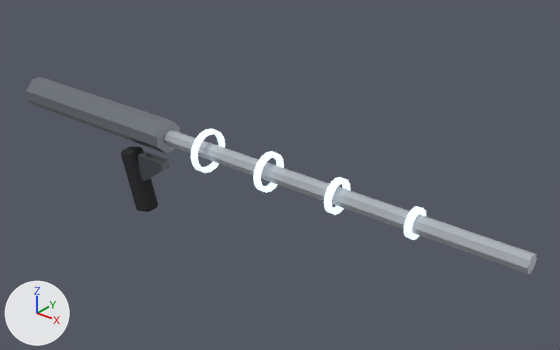
A saved change to the glTF model assets/weapons/shared/opr_wpn_temporal_lance_a.glb.
Both versions are drawn from a camera (50 mm lens) standing at (1.092, -0.91, 0.616) and looking at (0.31, 0.067, 0.01). Lighting does not change. The marker at lower left points along +X, +Y and +Z. The picture after the commit comes second. Where no turn or scale is listed for an object, it has been applied to the vertices. Vertices at exactly the same position are counted once.

Objects in the first picture: 'mesh_intact'.
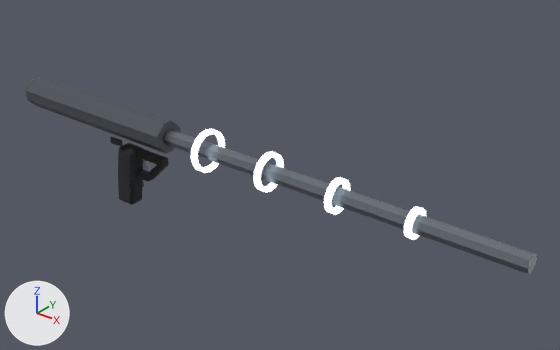
What changed in the scene script:
```text
Add img_opr_wpn_temporal_lance_a_orm:
    img_opr_wpn_temporal_lance_a_orm = load_image('opr_wpn_temporal_lance_a_orm', '_unpacked/opr_wpn_temporal_lance_a_orm', 512, 512, 'Non-Color')
Add img_opr_wpn_temporal_lance_a_albedo:
    img_opr_wpn_temporal_lance_a_albedo = load_image('opr_wpn_temporal_lance_a_albedo', '_unpacked/opr_wpn_temporal_lance_a_albedo', 512, 512, 'sRGB')
Add img_opr_wpn_temporal_lance_a_normal:
    img_opr_wpn_temporal_lance_a_normal = load_image('opr_wpn_temporal_lance_a_normal', '_unpacked/opr_wpn_temporal_lance_a_normal', 512, 512, 'Non-Color')
Add img_opr_wpn_temporal_lance_a_emission:
    img_opr_wpn_temporal_lance_a_emission = load_image('opr_wpn_temporal_lance_a_emission', '_unpacked/opr_wpn_temporal_lance_a_emission', 512, 512, 'sRGB')
Add mat_wpn_opr_wpn_temporal_lance_a:
    mat_wpn_opr_wpn_temporal_lance_a = bpy.data.materials.new('wpn_opr_wpn_temporal_lance_a')
    # uses the picture img_opr_wpn_temporal_lance_a_albedo
    # uses the picture img_opr_wpn_temporal_lance_a_emission
    # uses the picture img_opr_wpn_temporal_lance_a_normal
    # uses the picture img_opr_wpn_temporal_lance_a_orm
Change me_mesh_intact:
    used by ob_mesh_intact; location = (0.0, 0.0, 0.0)
    remove me_mesh_intact.from_pydata(...)  # 330 vertices, 640 faces; spans x -0.3..0.8, y -0.04..0.04, z -0.132..0.09
    remove me_mesh_intact.materials.append(mat_trim_rubber_opr)  # black #1f2023
    remove me_mesh_intact.materials.append(mat_mat_lightweight_alloy_opr_frame)  # dark grey #4a4f56
    add me_mesh_intact.from_pydata(...)  # 382 vertices, 728 faces; spans x -0.3..0.8, y -0.04..0.04, z -0.125..0.09
    me_mesh_intact part 1: a new loose piece, a box spanning x 0.0265..0.0335, y -0.005..0.005, z -0.035..-0.009, in mat_wpn_opr_wpn_temporal_lance_a
    me_mesh_intact part 2: a new loose piece, a box spanning x -0.045..-0.015, y -0.021..-0.017, z 0.006..0.018, in mat_wpn_opr_wpn_temporal_lance_a
    me_mesh_intact part 3: the loose piece of 24 vertices spanning x -0.03..0.043, y -0.017..0.017, z -0.132..0.001 is rebuilt with 36 vertices and now spans x -0.049..0.011, y -0.017..0.017, z -0.125..0.0, in mat_wpn_opr_wpn_temporal_lance_a
    me_mesh_intact part 4: the loose piece of 10 vertices spanning x 0.018..0.085, y -0.01..0.01, z -0.06..-0.005 is rebuilt with 18 vertices and now spans x 0.008..0.085, y -0.008..0.008, z -0.058..0.0, in mat_wpn_opr_wpn_temporal_lance_a
    me_mesh_intact part 5: 512 faces spanning x 0.195..0.625, y -0.04..0.04, z 0.01..0.09 switch from mat_emit_white_opr (grey #909aa0, glowing pale blue #e6f6ff) to mat_wpn_opr_wpn_temporal_lance_a
    me_mesh_intact part 6: 28 faces spanning x 0.1..0.8, y -0.015..0.015, z 0.035..0.065 switch from mat_trim_trim_opr (light grey #b5bbc2) to mat_wpn_opr_wpn_temporal_lance_a
    me_mesh_intact part 7: 28 faces spanning x -0.3..0.1, y -0.03..0.03, z 0.02..0.08 switch from mat_mat_lightweight_alloy_opr (grey #70767e) to mat_wpn_opr_wpn_temporal_lance_a
    other edits to the shape of me_mesh_intact do not show in these pictures
```

Boxes [x1, y1, x2, y2] around the edits, measured in the pictures (560 x 350 px):
part 1 of me_mesh_intact, added: after [143, 159, 150, 170]
part 2 of me_mesh_intact, added: after [110, 137, 123, 147]
part 3 of me_mesh_intact, rebuilt (32% narrower): before [121, 147, 158, 212]; after [118, 143, 143, 205]
part 4 of me_mesh_intact, rebuilt (6% wider, 13% taller): before [138, 152, 169, 181]; after [136, 149, 169, 182]
part 5 of me_mesh_intact, edited (looks the same): [190, 128, 426, 240] in both
part 6 of me_mesh_intact, recoloured: [163, 130, 537, 274] in both
part 7 of me_mesh_intact, recoloured (darker): [26, 77, 181, 153] in both
